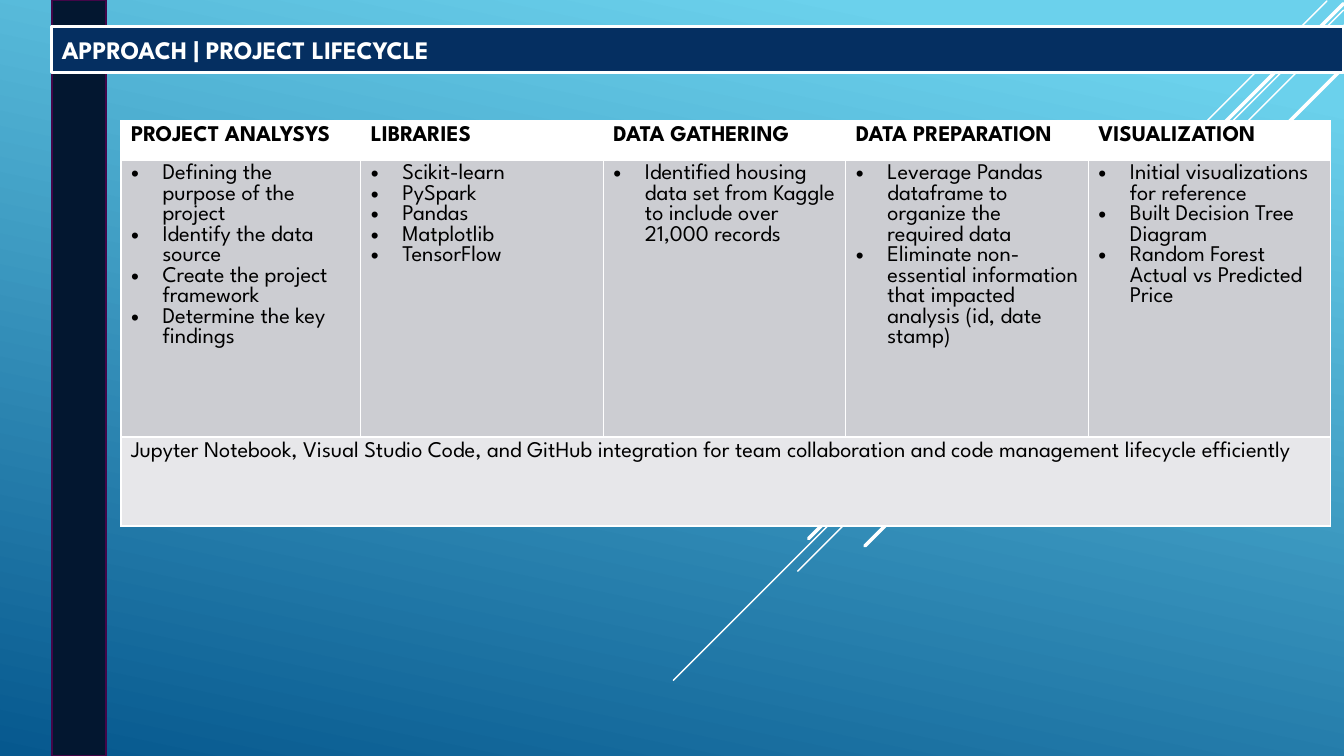
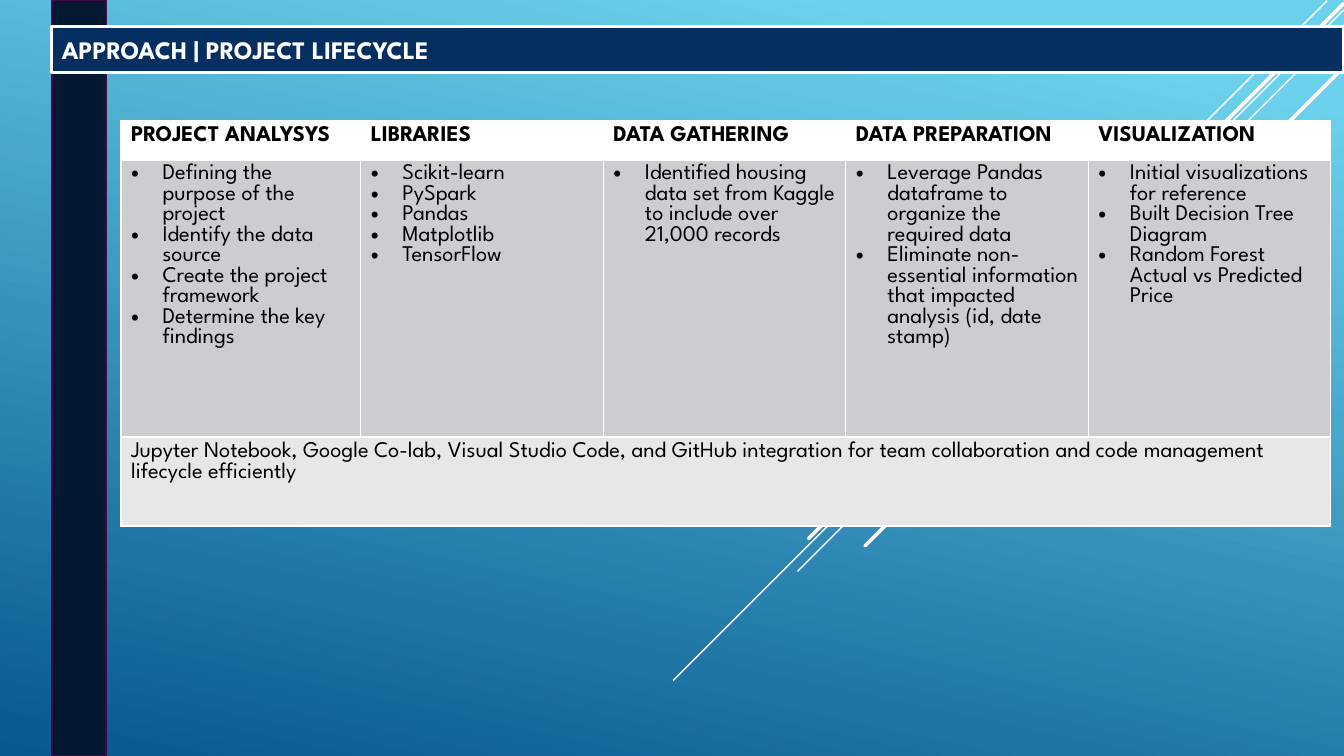
Before and after one commit to kevindownesii/Project_4, a slide deck: slide 3 of Team6-RutgersProject04.pptx. Drawn at 1344x756 pixels with LibreOffice and Linux fonts; fonts in the diff are those of the drawing. Boxes give left, top, right and bottom in pixels: in the first picture for what was removed or moved away, otherwise in the second. Text is boxed around its words. In the diff, an @@ line names an element or a change of style, - is before the commit and + after.

```diff
--- a/Team6-RutgersProject04.pptx
+++ b/Team6-RutgersProject04.pptx
@@ table at bbox=[121, 121, 1333, 554] @@
-row 3, column 1: Jupyter Notebook, Visual Studio Code, and GitHub integration for team collaboration and code management lifecycle efficiently
+row 3, column 1: Jupyter Notebook, Google Co-lab, Visual Studio Code, and GitHub integration for team collaboration and code management lifecycle efficiently
```
